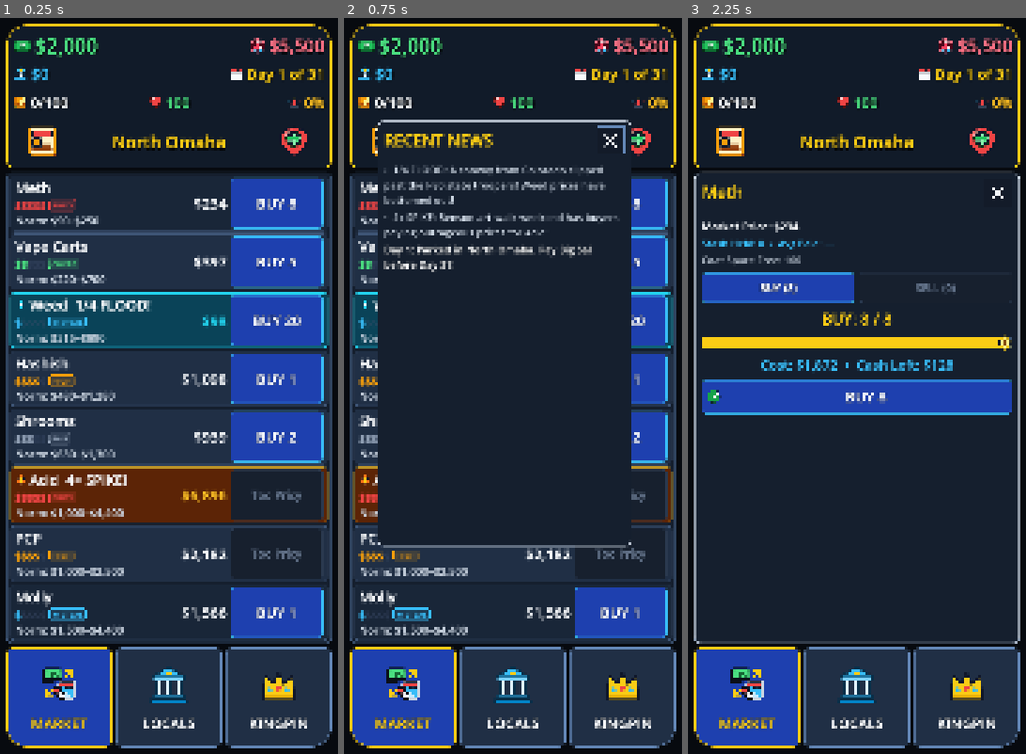
Above: before the commit, frames 1-3 (left to right).
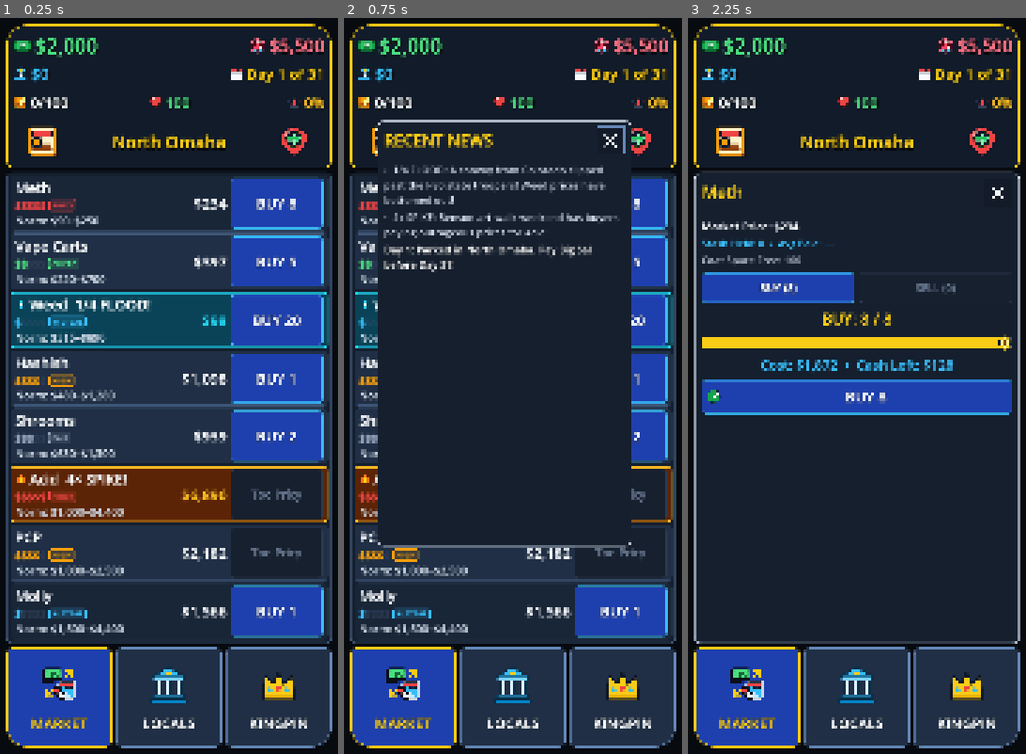
Above: after the commit, the same moments.

Repository: TimGoergen/dope-wars
Game: Godot game, scene res://Main.tscn
Same seed, same stepped clock (60 frames per second), same inputs: the game is played once before the commit and once after it.
Inputs (mouse positions are in pixels of both pictures, inside the frame that each line leads up to):
- Up to frame 1 (0.25 s): no input
- Up to frame 2 (0.75 s): click (387, 143) at 0.52 s
- Up to frame 3 (2.25 s): click (982, 143) at 1.27 s; click (809, 202) at 2.02 s

The runs differ from the first frame. In frame 1, 6.9% of the frame differs, in the area x 2-98%, y 30-85%; in frame 2, 3.0%; in frame 3, nothing differs.

Commit message:
refactor: lock market row height to 8-row height, enable scrolling over 8 with dynamic edge fading

Diff:
--- a/game/scripts/Main.gd
+++ b/game/scripts/Main.gd
@@ -39,6 +39,10 @@
 var _news_close_btn: Button
 var _news_expand_vbox: VBoxContainer
 var _market_board: PanelContainer
+var _market_scroll: ScrollContainer
+var _board_vbox: VBoxContainer
+var _top_fade: TextureRect
+var _bottom_fade: TextureRect
 var _product_rows: Dictionary = {} # product_id -> Dictionary of nodes
 
 # Spot & Bank Tab Dynamic VBox
@@ -393,7 +397,7 @@
 	vbox.size_flags_vertical = Control.SIZE_EXPAND_FILL
 	vbox.add_theme_constant_override("separation", 10)
 
-	# Filtered Active Product Board (Only shows available or held products so rows expand ~35% taller)
+	# Filtered Active Product Board with fixed 178px row height and scrollable overflow
 	var board := PanelContainer.new()
 	_market_board = board
 	board.size_flags_horizontal = Control.SIZE_EXPAND_FILL
@@ -401,11 +405,26 @@
 	board.add_theme_stylebox_override("panel", UiPalette.make_box(UiPalette.PANEL_BG, UiPalette.BORDER_SLATE, 16, 3, 12, 10))
 	vbox.add_child(board)
 
+	var board_wrapper := Control.new()
+	board_wrapper.size_flags_horizontal = Control.SIZE_EXPAND_FILL
+	board_wrapper.size_flags_vertical = Control.SIZE_EXPAND_FILL
+	board.add_child(board_wrapper)
+
+	var scroll := ScrollContainer.new()
+	_market_scroll = scroll
+	scroll.set_anchors_and_offsets_preset(Control.PRESET_FULL_RECT)
+	scroll.horizontal_scroll_mode = ScrollContainer.SCROLL_MODE_DISABLED
+	scroll.vertical_scroll_mode = ScrollContainer.SCROLL_MODE_AUTO
+	scroll.size_flags_horizontal = Control.SIZE_EXPAND_FILL
+	scroll.size_flags_vertical = Control.SIZE_EXPAND_FILL
+	board_wrapper.add_child(scroll)
+
 	var board_vbox := VBoxContainer.new()
+	_board_vbox = board_vbox
 	board_vbox.size_flags_horizontal = Control.SIZE_EXPAND_FILL
-	board_vbox.size_flags_vertical = Control.SIZE_EXPAND_FILL
+	board_vbox.size_flags_vertical = Control.SIZE_SHRINK_BEGIN
 	board_vbox.add_theme_constant_override("separation", 8)
-	board.add_child(board_vbox)
+	scroll.add_child(board_vbox)
 
 	for p_def in OmahaCatalog.PRODUCTS:
 		var pid := String(p_def["id"])
@@ -413,8 +432,9 @@
 		var row_bg_col := UiPalette.CARD_BG if (row_idx % 2 == 1) else UiPalette.CARD_ALT_BG
 
 		var row_panel := PanelContainer.new()
+		row_panel.custom_minimum_size = Vector2(0, 178)
 		row_panel.size_flags_horizontal = Control.SIZE_EXPAND_FILL
-		row_panel.size_flags_vertical = Control.SIZE_EXPAND_FILL
+		row_panel.size_flags_vertical = Control.SIZE_SHRINK_BEGIN
 		row_panel.add_theme_stylebox_override("panel", UiPalette.make_box(row_bg_col, UiPalette.BORDER_SLATE, 12, 2, 16, 8))
 		board_vbox.add_child(row_panel)
 
@@ -541,7 +561,83 @@
 			"max_price": int(tuning.get(String(p_def["max_prop"])))
 		}
 
+	# Top Dynamic Fade Overlay (indicates content above when scrolled down)
+	var top_fade := TextureRect.new()
+	_top_fade = top_fade
+	top_fade.anchor_left = 0.0
+	top_fade.anchor_right = 1.0
+	top_fade.anchor_top = 0.0
+	top_fade.anchor_bottom = 0.0
+	top_fade.offset_top = 0.0
+	top_fade.offset_bottom = 80.0
+	top_fade.grow_vertical = Control.GROW_DIRECTION_END
+	top_fade.expand_mode = TextureRect.EXPAND_IGNORE_SIZE
+	top_fade.stretch_mode = TextureRect.STRETCH_SCALE
+	top_fade.mouse_filter = Control.MOUSE_FILTER_IGNORE
+	top_fade.texture = UiPalette.make_vertical_gradient(
+		UiPalette.PANEL_BG,
+		Color(UiPalette.PANEL_BG.r, UiPalette.PANEL_BG.g, UiPalette.PANEL_BG.b, 0.0)
+	)
+	top_fade.modulate.a = 0.0
+	top_fade.visible = false
+	board_wrapper.add_child(top_fade)
+
+	# Bottom Dynamic Fade Overlay (indicates content below when scrolled up)
+	var btm_fade := TextureRect.new()
+	_bottom_fade = btm_fade
+	btm_fade.anchor_left = 0.0
+	btm_fade.anchor_right = 1.0
+	btm_fade.anchor_top = 1.0
+	btm_fade.anchor_bottom = 1.0
+	btm_fade.offset_top = -80.0
+	btm_fade.offset_bottom = 0.0
+	btm_fade.grow_vertical = Control.GROW_DIRECTION_BEGIN
+	btm_fade.expand_mode = TextureRect.EXPAND_IGNORE_SIZE
+	btm_fade.stretch_mode = TextureRect.STRETCH_SCALE
+	btm_fade.mouse_filter = Control.MOUSE_FILTER_IGNORE
+	btm_fade.texture = UiPalette.make_vertical_gradient(
+		Color(UiPalette.PANEL_BG.r, UiPalette.PANEL_BG.g, UiPalette.PANEL_BG.b, 0.0),
+		UiPalette.PANEL_BG
+	)
+	btm_fade.modulate.a = 0.0
+	btm_fade.visible = false
+	board_wrapper.add_child(btm_fade)
+
+	var vbar := scroll.get_v_scroll_bar()
+	vbar.value_changed.connect(func(_val: float) -> void:
+		_update_market_scroll_fading()
+	)
+
 	return vbox
+
+
+func _update_market_scroll_fading() -> void:
+	if _market_scroll == null:
+		return
+	var vbar := _market_scroll.get_v_scroll_bar()
+	if vbar == null:
+		return
+	var max_scroll := vbar.max_value - vbar.page
+	if max_scroll <= 1.0:
+		if _top_fade != null:
+			_top_fade.visible = false
+			_top_fade.modulate.a = 0.0
+		if _bottom_fade != null:
+			_bottom_fade.visible = false
+			_bottom_fade.modulate.a = 0.0
+		return
+
+	var cur_val := float(vbar.value)
+	if _top_fade != null:
+		var top_a := clampf(cur_val / 40.0, 0.0, 1.0)
+		_top_fade.visible = top_a > 0.01
+		_top_fade.modulate.a = top_a
+
+	if _bottom_fade != null:
+		var dist_to_bottom := max_scroll - cur_val
+		var btm_a := clampf(dist_to_bottom / 40.0, 0.0, 1.0)
+		_bottom_fade.visible = btm_a > 0.01
+		_bottom_fade.modulate.a = btm_a
 
 
 func _build_spot_tab() -> Control:
@@ -844,6 +940,8 @@
 	var perks: Array = meta.get("active_perks", [])
 	state.new_run(mode_days, perks)
 	_auto_save()
+	if _market_scroll != null:
+		_market_scroll.scroll_vertical = 0
 	_refresh_all()
 
 
@@ -882,6 +980,8 @@
 		Haptics.pulse(18.0)
 
 	_auto_save()
+	if _market_scroll != null:
+		_market_scroll.scroll_vertical = 0
 	_refresh_all()
 
 
@@ -912,6 +1012,8 @@
 			return
 
 	_auto_save()
+	if _market_scroll != null:
+		_market_scroll.scroll_vertical = 0
 	_refresh_all()
 
 
@@ -1011,40 +1113,7 @@
 	else:
 		_news_icon_rect.texture = UiIcons.get_icon("newspaper", 112)
 
-	# 3. Filtered Active Product Board: Limited to at most 9 drug items
-	var candidate_pids: Array[String] = []
-	for p_def in OmahaCatalog.PRODUCTS:
-		var pid := String(p_def["id"])
-		var price := int(state.market_prices.get(pid, 0))
-		var entry: Dictionary = state.inventory.get(pid, {"qty": 0, "avg_paid": 0})
-		var held := int(entry["qty"])
-		if (price > 0) or (held > 0):
-			candidate_pids.append(pid)
-
-	var visible_pids: Dictionary = {}
-	if candidate_pids.size() <= 9:
-		for pid in candidate_pids:
-			visible_pids[pid] = true
-	else:
-		# Prioritize: 1) Held products (whether for sale locally or not), 2) Spike/Flood events, 3) Catalog order up to 9
-		for pid in candidate_pids:
-			var entry: Dictionary = state.inventory.get(pid, {"qty": 0, "avg_paid": 0})
-			if int(entry["qty"]) > 0:
-				visible_pids[pid] = true
-		for pid in candidate_pids:
-			if visible_pids.size() >= 9:
-				break
-			if visible_pids.has(pid):
-				continue
-			var sig := String(state.market_signals.get(pid, "normal"))
-			if sig == "spike" or sig == "flood":
-				visible_pids[pid] = true
-		for pid in candidate_pids:
-			if visible_pids.size() >= 9:
-				break
-			if not visible_pids.has(pid):
-				visible_pids[pid] = true
-
+	# 3. Active Product Board (Shows available or held products with fixed 178px row height)
 	for p_def in OmahaCatalog.PRODUCTS:
 		var pid := String(p_def["id"])
 		var ui: Dictionary = _product_rows[pid]
@@ -1063,8 +1132,8 @@
 		var price_lbl: Label = ui["price_lbl"]
 		var quick_btn: Button = ui["quick_btn"]
 
-		# Limit visible rows to at most 9 products
-		var show_row: bool = visible_pids.has(pid)
+		# Show row if it's available in this market OR if player is holding inventory
+		var show_row := (price > 0) or (held > 0)
 		panel.visible = show_row
 		if not show_row:
 			continue
@@ -1194,6 +1263,8 @@
 	_combat_overlay.refresh(state)
 	_encounter_overlay.refresh(state)
 
+	call_deferred(&"_update_market_scroll_fading")
+
 
 func _auto_save() -> void:
 	meta["current_run"] = state.to_dict()
--- a/game/scripts/core/GameState.gd
+++ b/game/scripts/core/GameState.gd
@@ -658,8 +658,7 @@
 			next_is_final,
 			pending_forecast_event,
 			tuning,
-			rng,
-			_get_held_product_ids()
+			rng
 		)
 	return next_day_markets[district_id]
 
@@ -676,8 +675,7 @@
 			is_final_day(),
 			forced_event,
 			tuning,
-			rng,
-			_get_held_product_ids()
+			rng
 		)
 	market_prices = result["prices"]
 	market_signals = result["signals"]
--- a/game/scripts/core/MarketEngine.gd
+++ b/game/scripts/core/MarketEngine.gd
@@ -8,8 +8,7 @@
 	is_final_day: bool,
 	guaranteed_event: Dictionary,
 	tuning: TuningConfig,
-	rng: RandomNumberGenerator,
-	held_product_ids: Array = []
+	rng: RandomNumberGenerator
 ) -> Dictionary:
 	var district := OmahaCatalog.get_district(district_id)
 	var prices: Dictionary = {}
@@ -97,24 +96,6 @@
 				available_count += 1
 				if available_count >= 6:
 					break
-
-	# Maximum cap: at most 9 total products (available + unlisted held items) on any normal day.
-	if not is_final_day:
-		var unlisted_held := 0
-		for h_pid in held_product_ids:
-			if int(prices.get(String(h_pid), 0)) == 0:
-				unlisted_held += 1
-		var total_shown := available_count + unlisted_held
-		if total_shown > 9:
-			for i in range(OmahaCatalog.PRODUCTS.size() - 1, -1, -1):
-				if total_shown <= 9:
-					break
-				var pid: String = OmahaCatalog.PRODUCTS[i]["id"]
-				if int(prices.get(pid, 0)) > 0 and not active_events.has(pid):
-					prices[pid] = 0
-					signals[pid] = "unlisted"
-					available_count -= 1
-					total_shown -= 1
 
 	return {
 		"prices": prices,
--- a/game/scripts/ui/UiPalette.gd
+++ b/game/scripts/ui/UiPalette.gd
@@ -74,6 +74,19 @@
 	if _empty_stylebox == null:
 		_empty_stylebox = StyleBoxEmpty.new()
 	return _empty_stylebox
+
+
+static func make_vertical_gradient(top_color: Color, bottom_color: Color, w: int = 32, h: int = 96) -> GradientTexture2D:
+	var grad := Gradient.new()
+	grad.colors = PackedColorArray([top_color, bottom_color])
+	grad.offsets = PackedFloat32Array([0.0, 1.0])
+	var tex := GradientTexture2D.new()
+	tex.gradient = grad
+	tex.fill_from = Vector2(0.0, 0.0)
+	tex.fill_to = Vector2(0.0, 1.0)
+	tex.width = w
+	tex.height = h
+	return tex
 
 
 static func style_flat_inert_button(btn: Button) -> void:
--- a/game/sim/MarketEngineTest.gd
+++ b/game/sim/MarketEngineTest.gd
@@ -66,19 +66,7 @@
 					_assert_true(float(pr) <= float(min_p) + span * 0.25, "Low signal price check (%s: %d)" % [pid, pr])
 				elif sg == "high":
 					_assert_true(float(pr) >= float(min_p) + span * 0.75, "High signal price check (%s: %d)" % [pid, pr])
-			_assert_true(day_avail_count >= 6 and day_avail_count <= 9, "Market products in [6..9] (%d)" % day_avail_count)
-
-	# Verify held products in inventory are factored into the 9-item maximum cap
-	for i in range(20):
-		var test_held: Array = ["heroin", "oxycodone", "pcp"]
-		var h_res := MarketEngine.roll_daily_market("downtown", false, {}, tuning, rng, test_held)
-		var h_prices: Dictionary = h_res["prices"]
-		var total_active := 0
-		for p_def in OmahaCatalog.PRODUCTS:
-			var pid: String = p_def["id"]
-			if int(h_prices.get(pid, 0)) > 0 or test_held.has(pid):
-				total_active += 1
-		_assert_true(total_active <= 9, "Total market items with held inventory <= 9 (%d)" % total_active)
+			_assert_true(day_avail_count >= 6, "Market products safety floor at least 6 (%d)" % day_avail_count)
 
 	# 5. Verify Travel screen preview matches post-travel market prices & signals 100%
 	var gs := GameState.new(tuning, 12345)
--- a/game/sim/UiLayoutTest.gd
+++ b/game/sim/UiLayoutTest.gd
@@ -15,36 +15,48 @@
 
 	await process_frame
 	await process_frame
+	main.state.new_run(31, [])
+	main._refresh_all()
+	await process_frame
+	await process_frame
 	print("main.size=", main.size, " main.min=", main.get_combined_minimum_size())
 
 	# 1. Check Tab 0 (Market) + Hero Header geometry & camera-cutout clearance
 	_assert_tree_within_bounds(main, "Tab 0 (Market)")
-	var visible_market_rows := 0
 	for p_def in OmahaCatalog.PRODUCTS:
 		var row_panel: PanelContainer = main._product_rows[String(p_def["id"])]["panel"]
-		if row_panel.visible:
-			visible_market_rows += 1
-	if visible_market_rows > 9 or visible_market_rows < 1:
-		push_error("FAIL [Market Tab Item Cap]: visible_market_rows=%d (expected <= 9)" % visible_market_rows)
-		quit(1)
-		return
-
-	# Verify with held inventory (including unlisted items) the market board still caps at 9
-	main.state.inventory["crack"] = {"qty": 5, "avg_paid": 500}
-	main.state.inventory["heroin"] = {"qty": 2, "avg_paid": 2000}
-	main.state.inventory["pcp"] = {"qty": 3, "avg_paid": 800}
+		if row_panel.custom_minimum_size.y != 178:
+			push_error("FAIL [Row Fixed Height]: expected custom_minimum_size.y == 178, got %d" % int(row_panel.custom_minimum_size.y))
+			quit(1)
+			return
+
+	# Verify scroll container and dynamic fade with > 8 products (e.g. all 12 products active)
+	for p_def in OmahaCatalog.PRODUCTS:
+		main.state.market_prices[String(p_def["id"])] = 100
 	main._refresh_all()
-	var held_market_rows := 0
-	for p_def in OmahaCatalog.PRODUCTS:
-		var row_panel: PanelContainer = main._product_rows[String(p_def["id"])]["panel"]
-		if row_panel.visible:
-			held_market_rows += 1
-	if held_market_rows > 9 or held_market_rows < 1:
-		push_error("FAIL [Market Tab Cap with Inventory]: held_market_rows=%d (expected <= 9)" % held_market_rows)
-		quit(1)
-		return
+	await process_frame
+	await process_frame
+	var vbar: VScrollBar = main._market_scroll.get_v_scroll_bar()
+	var max_scroll: float = vbar.max_value - vbar.page
+	if max_scroll <= 1.0:
+		push_error("FAIL [Market Scrollable]: Expected scrollable overflow with 12 products, max_scroll=%.1f" % max_scroll)
+		quit(1)
+		return
+	if not main._bottom_fade.visible:
+		push_error("FAIL [Dynamic Bottom Fade]: Expected bottom fade visible when scrolled to top with >8 products")
+		quit(1)
+		return
+	main._market_scroll.scroll_vertical = 80
+	main._update_market_scroll_fading()
+	if not main._top_fade.visible:
+		push_error("FAIL [Dynamic Top Fade]: Expected top fade visible when scrolled down")
+		quit(1)
+		return
+	main._market_scroll.scroll_vertical = 0
 	main.state.inventory.clear()
 	main._refresh_all()
+	await process_frame
+	await process_frame
 	var hero_rect: Rect2 = (main._hero_card as Control).get_global_rect()
 	if hero_rect.position.y < 44.0 or hero_rect.size.y < 260.0:
 		push_error("FAIL [Hero Header]: rect=%s (expected y >= 44 and height >= 260)" % str(hero_rect))
